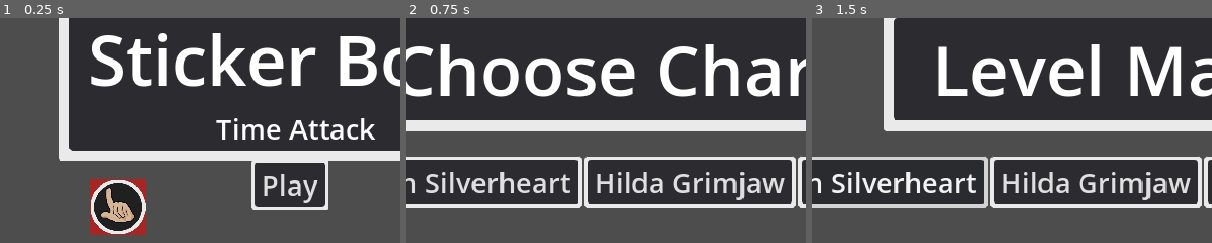
Above: before the commit, frames 1-3 (left to right).
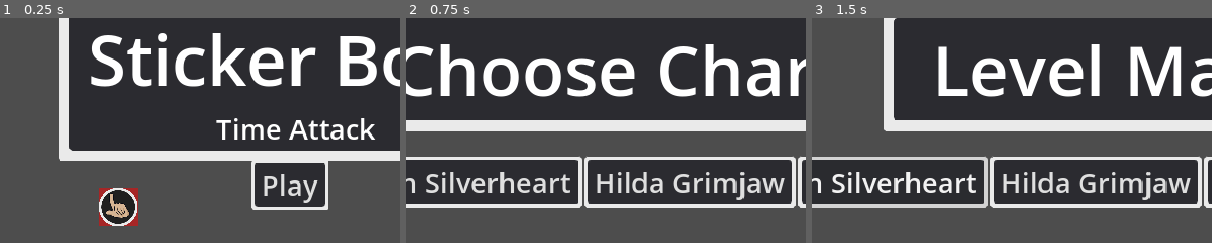
Above: after the commit, the same moments.

Repository: MajorZiploc/sticker_book_moments
Game: Godot game, scene res://scenes/title_scene.tscn
Two runs of this game, one before a commit and one after it. Both use one fixed random seed, a clock stepped at 60 frames per second and the inputs below.
Inputs:
- Up to frame 1 (0.25 s): no input
- Up to frame 2 (0.75 s): click "Play" at 0.5 s
- Up to frame 3 (1.5 s): click "Raven Silverheart" at 1.25 s
The pictures show only the part of the screen within x 14-64%, y 16-66%; the shares and areas given below are measured in that part.

The runs differ from the first frame. In frame 1, 2.9% of the frame differs, in the area x 22-37%, y 71-97%; in frame 2, nothing differs; in frame 3, nothing differs.

Commit message:
simplify to sprite and deal with scaling

Diff:
--- a/scenes/title_scene.gd
+++ b/scenes/title_scene.gd
@@ -1,9 +1,7 @@
 extends Node2D
 class_name TitleScene
 
-@onready var x = $AnimatableBody2D;
-@onready var s = $AnimatableBody2D/Sprite2D;
-@onready var c: CollisionShape2D = $AnimatableBody2D/CollisionShape2D;
+@onready var s = $Sprite2D;
 # need this rect to be offset based on where the sprite is. as of nwo, it just tells me the size of the sprite
 
 func _on_play_btn_button_up():
@@ -12,39 +10,19 @@
 func _ready():
   AppState.load_data(AppState.current_data_file_name);
   OptionsHelper.set_options();
-  print(x.position);
   print(s.get_rect());
+  s.scale = Vector2(0.7, 0.7);
 
 
 func _input(event: InputEvent):
-  # if event is InputEventMouseButton and event.pressed and not event.is_echo() and event.button_index == MOUSE_BUTTON_LEFT:
-  # if event is InputEventMouseButton and event.pressed and event.button_index == MOUSE_BUTTON_LEFT:
-  # if event is InputEventMouseButton and event.button_index == MOUSE_BUTTON_LEFT:
-  # if event is InputEventMouseButton and event.button_index == MOUSE_BUTTON_LEFT:
   if event.is_action_pressed("tap"):
 
-    # Get the rect of the sprite (size)
-    var rect_size = s.get_rect().size
-
+    # Get the size of the sprite
+    var rect_size = s.get_texture().get_size() * s.scale
     # Get the global position of the sprite
-    var sprite_position = s.global_position - Vector2(80, 80)
-    # print('sprite_position')
-    # print(sprite_position)
-
+    var sprite_position = s.global_position - (Vector2(80, 80) * s.scale);
     # Create a new Rect2 using the sprite's position and size
     var sprite_rect = Rect2(sprite_position, rect_size)
-
-        # # Get the size of the sprite
-    # var rect_size = s.get_texture().get_size() * s.scale
-
-    # # Get the global position of the sprite
-    # var sprite_position = s.global_position - Vector2(80, 80);
-
-    # # Calculate the offset based on the sprite's size and origin
-    # var offset = rect_size * (0.5 if s.centered else Vector2(0, 0))
-
-    # # Create a new Rect2 using the sprite's position and size
-    # var sprite_rect = Rect2(sprite_position - offset, rect_size)
 
     # print('s.get_rect()')
     # print(s.get_rect())
@@ -61,22 +39,12 @@
   SceneHelper.process_input(event);
 
 func _draw():
-  var rect_size = s.get_rect().size
+  # Get the size of the sprite
+  var rect_size = s.get_texture().get_size() * s.scale
   # Get the global position of the sprite
-  var sprite_position = s.global_position  - Vector2(80, 80)
+  var sprite_position = s.global_position - (Vector2(80, 80) * s.scale);
   # Create a new Rect2 using the sprite's position and size
   var sprite_rect = Rect2(sprite_position, rect_size)
-      # # Get the size of the sprite
-  # var rect_size = s.get_texture().get_size() * s.scale
-
-  # # Get the global position of the sprite
-  # var sprite_position = s.global_position - Vector2(80, 80);
-
-  # # Calculate the offset based on the sprite's size and origin
-  # var offset = rect_size * (0.5 if s.centered else Vector2(0, 0))
-
-  # # Create a new Rect2 using the sprite's position and size
-  # var sprite_rect = Rect2(sprite_position - offset, rect_size)
 
   print('left press')
   print('s.get_rect()')
--- a/scenes/title_scene.tscn
+++ b/scenes/title_scene.tscn
@@ -1,10 +1,7 @@
-[gd_scene load_steps=4 format=3 uid="uid://c76wd8iwrix3h"]
+[gd_scene load_steps=3 format=3 uid="uid://c76wd8iwrix3h"]
 
 [ext_resource type="Script" path="res://scenes/title_scene.gd" id="1_fopmr"]
 [ext_resource type="Texture2D" uid="uid://dgwb5nqn5anfr" path="res://art/my/ui/qte_btn/finger/normal.png" id="2_apx1t"]
-
-[sub_resource type="CircleShape2D" id="CircleShape2D_2h6od"]
-radius = 80.0
 
 [node name="title_scene" type="Node2D"]
 script = ExtResource("1_fopmr")
@@ -80,17 +77,8 @@
 position = Vector2(830, 361)
 zoom = Vector2(0.5, 0.5)
 
-[node name="AnimatableBody2D" type="AnimatableBody2D" parent="."]
+[node name="Sprite2D" type="Sprite2D" parent="."]
 position = Vector2(332, 459)
-input_pickable = true
-
-[node name="Sprite2D" type="Sprite2D" parent="AnimatableBody2D"]
 texture = ExtResource("2_apx1t")
 
-[node name="CollisionShape2D" type="CollisionShape2D" parent="AnimatableBody2D"]
-shape = SubResource("CircleShape2D_2h6od")
-
 [connection signal="button_up" from="ui_root/ui/play/btn" to="." method="_on_play_btn_button_up"]
-[connection signal="input_event" from="AnimatableBody2D" to="." method="_on_animatable_body_2d_input_event"]
-[connection signal="mouse_entered" from="AnimatableBody2D" to="." method="_on_animatable_body_2d_mouse_entered"]
-[connection signal="mouse_shape_entered" from="AnimatableBody2D" to="." method="_on_animatable_body_2d_mouse_shape_entered"]
